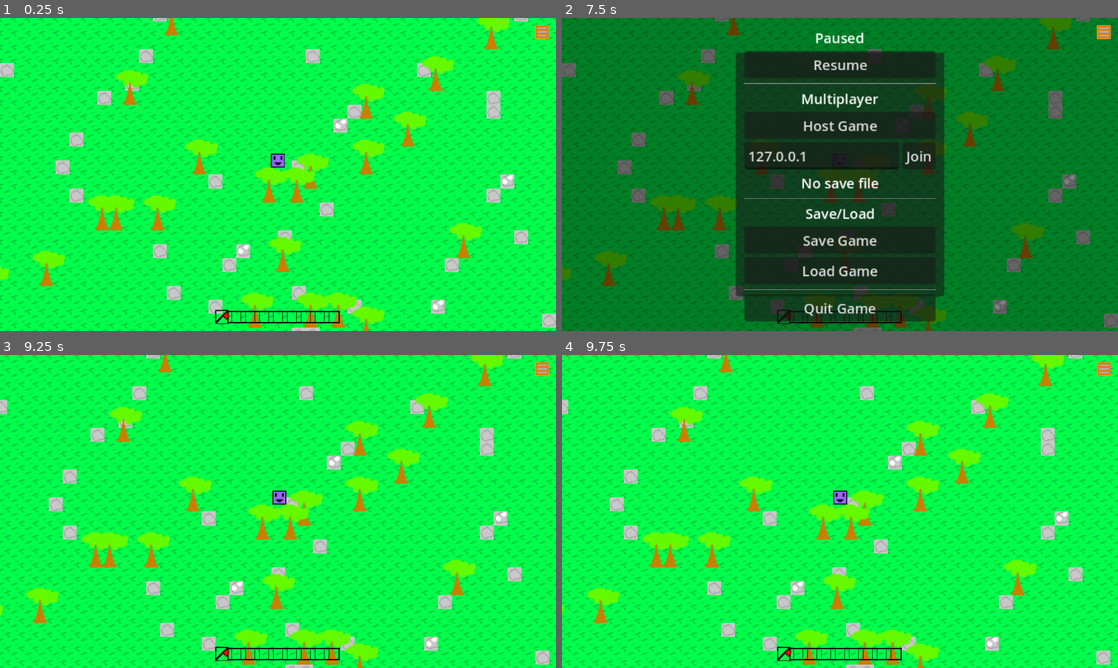
Above: before the commit, frames 1-4 (two rows, left to right).
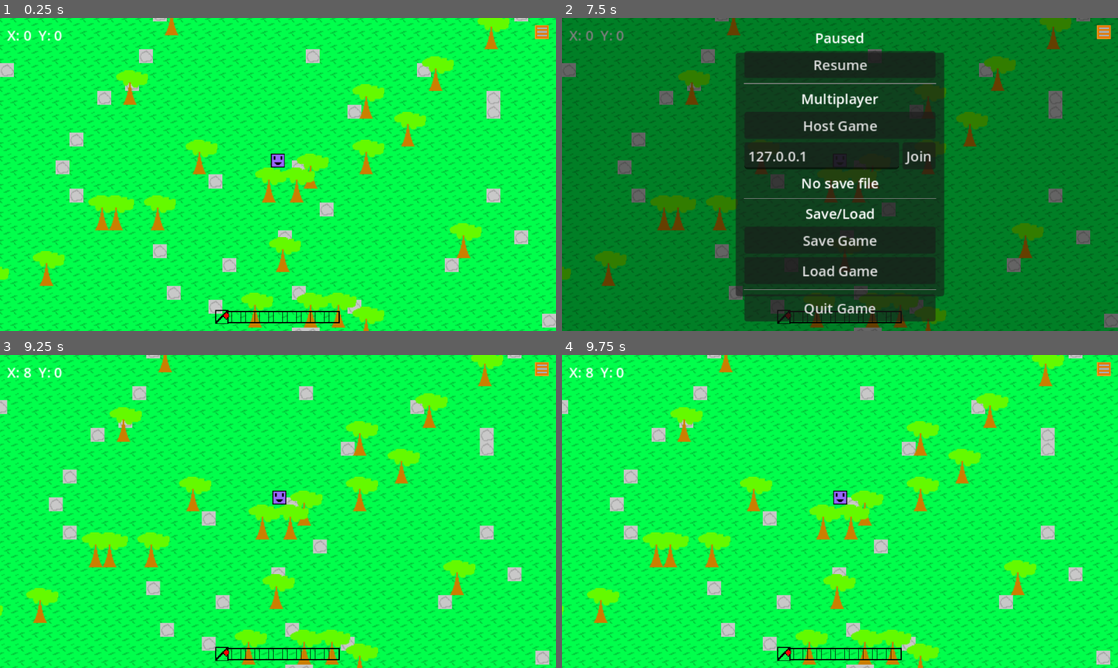
Above: after the commit, the same moments.

Repository: Pokebrouserkat/world
Game: Godot game, scene res://scenes/world.tscn
Two runs of this game, one before a commit and one after it. Both use one fixed random seed, a clock stepped at 60 frames per second and the inputs below. Sound files missing from this copy of the repository are replaced by a short silence.
Inputs (mouse positions are in pixels of both pictures, inside the frame that each line leads up to):
- Up to frame 1 (0.25 s): no input
- Up to frame 2 (7.5 s): click (784, 318) at 0.52 s; click (795, 318) at 1.27 s; click (812, 318) at 2.02 s; click (828, 318) at 2.77 s; click (840, 318) at 3.52 s; click (851, 318) at 4.27 s; click (867, 318) at 5.02 s; click (878, 318) at 5.77 s; click (895, 318) at 6.52 s; click (1106, 30) at 7.25 s
- Up to frame 3 (9.25 s): click "Resume" at 8 s; tap Enter at 8.75 s; move the mouse to (400, 495) at 8.77 s; hold Right from 8.78 s (still down); tap C at 8.85 s; click (400, 495) at 8.92 s
- Up to frame 4 (9.75 s): release Right at 9.5 s; drag from (728, 527) to (812, 574) at 9.52 s

The runs differ from the first frame. In frame 1, 0.6% of the frame differs, in the area x 1-93%, y 4-95%; in frame 2, 0.4%; in frame 3, 0.6%, in the area x 1-92%, y 4-95%; in frame 4, 0.6%.

Commit message:
Add coordinate display and make iron ore rarer
- Add X/Y coordinate display at top left of screen
- Reduce iron ore tile spawn rate from 1/200 to 1/2000

Co-Authored-By: Claude Opus 4.5 <noreply@anthropic.com>

Diff:
--- a/scenes/world.tscn
+++ b/scenes/world.tscn
@@ -1,6 +1,7 @@
-[gd_scene load_steps=28 format=3 uid="uid://1upm5bo81qsc"]
+[gd_scene load_steps=29 format=3 uid="uid://1upm5bo81qsc"]
 
 [ext_resource type="Texture2D" uid="uid://huo76fjmjhqp" path="res://graphics/grass.png" id="1_f3sb7"]
+[ext_resource type="Script" path="res://scripts/coordinate_display.gd" id="1_coords"]
 [ext_resource type="Script" uid="uid://b6hktgs6xgdqk" path="res://scripts/world.gd" id="2_world"]
 [ext_resource type="Script" uid="uid://btlo8o54tldoa" path="res://scripts/grass_background.gd" id="3_grass_bg"]
 [ext_resource type="Texture2D" uid="uid://7ces8w53o73e" path="res://graphics/rock.png" id="4_rock"]
@@ -94,6 +95,13 @@
 
 [node name="CanvasLayer" type="CanvasLayer" parent="."]
 
+[node name="CoordinateDisplay" type="Label" parent="CanvasLayer"]
+offset_left = 8.0
+offset_top = 8.0
+offset_right = 150.0
+offset_bottom = 24.0
+script = ExtResource("1_coords")
+
 [node name="Hotbar" parent="CanvasLayer" instance=ExtResource("5_hotbar")]
 
 [node name="CraftingWindow" parent="CanvasLayer" instance=ExtResource("8_crafting")]
--- /dev/null
+++ b/scripts/coordinate_display.gd
@@ -0,0 +1,11 @@
+extends Label
+
+
+func _process(_delta: float) -> void:
+	var players = get_tree().get_nodes_in_group("player")
+	for player in players:
+		if player.is_local_player():
+			var pos = player.global_position
+			text = "X: %d  Y: %d" % [int(pos.x), int(pos.y)]
+			return
+	text = ""
--- a/scripts/world.gd
+++ b/scripts/world.gd
@@ -49,8 +49,8 @@
 # Chance for a tree to spawn on grass (1 in N grass tiles)
 const TREE_SPAWN_CHANCE: int = 40
 
-# Chance for iron ore to spawn (1 in N tiles) - rare
-const IRON_ORE_SPAWN_CHANCE: int = 200
+# Chance for iron ore to spawn (1 in N tiles) - very rare
+const IRON_ORE_SPAWN_CHANCE: int = 2000
 
 # Seed for deterministic world generation
 const WORLD_SEED: int = 12345
Not shown, added: scripts/coordinate_display.gd.uid
